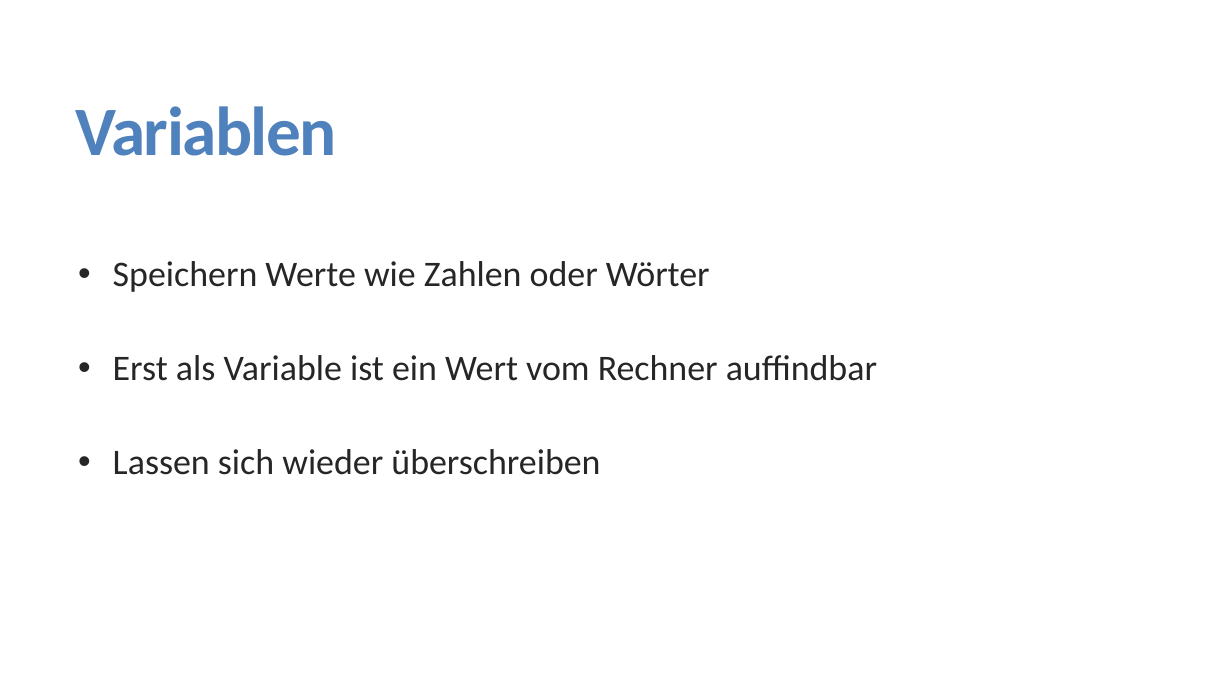
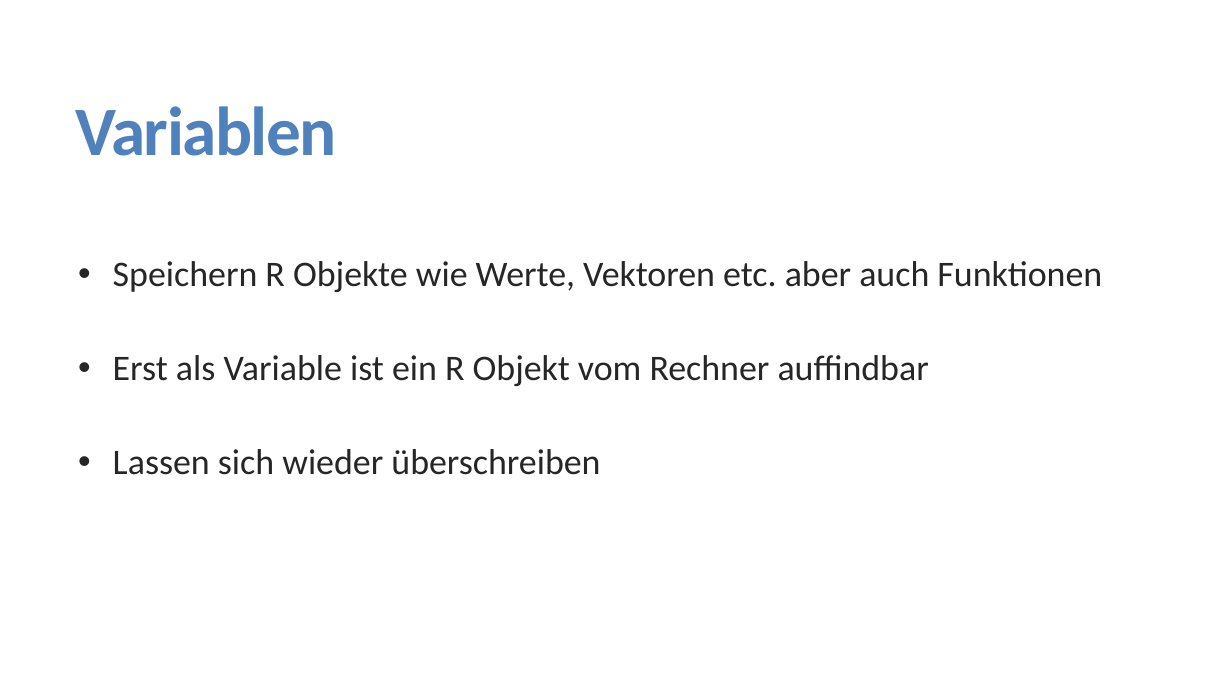
Before and after one commit to FlorianKeppeler/RKurs, a slide deck: slide 14 of Präsentationen/Einführung in R.pptx (slide 13 before the commit). Drawn at 1232x693 pixels with LibreOffice and Linux fonts; fonts in the diff are those of the drawing. Boxes give left, top, right and bottom in pixels: in the first picture for what was removed or moved away, otherwise in the second. Text is boxed around its words. In the diff, an @@ line names an element or a change of style, - is before the commit and + after.

Commit message:
R Kurs bis Funktionen gesichtet und überarbeitet

```diff
--- a/Präsentationen/Einführung in R.pptx
+++ b/Präsentationen/Einführung in R.pptx
@@ text at (113,261,1102,386): text changed @@
-  • Speichern Werte wie Zahlen oder Wörter
-  • Erst als Variable ist ein Wert vom Rechner auffindbar
+  • Speichern R Objekte wie Werte, Vektoren etc. aber auch Funktionen
+  • Erst als Variable ist ein R Objekt vom Rechner auffindbar
```
Also in this commit, not shown: 4 other slides changed, 1 slide added, 2 other files.
